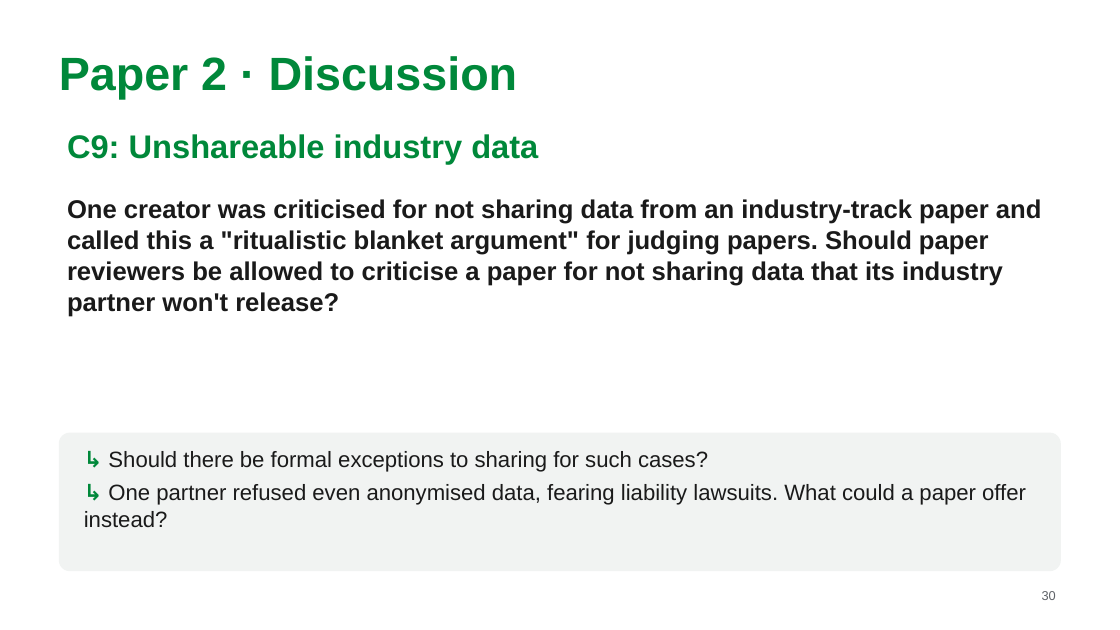
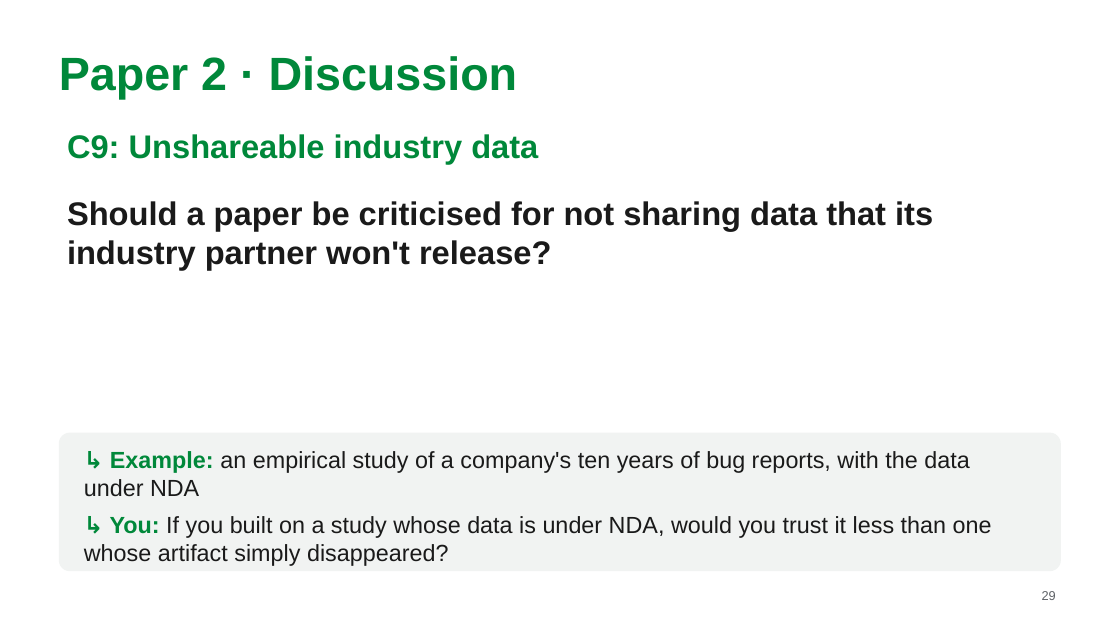
Before and after one commit to MarkAndreDuesing/Reprod_Docs_And_Notes, a slide deck: slide 29 of Vorl_2/slides/lecture2-team-paper2.pptx (slide 30 before the commit). Drawn at 1120x630 pixels with LibreOffice and Linux fonts; fonts in the diff are those of the drawing. Boxes give left, top, right and bottom in pixels: in the first picture for what was removed or moved away, otherwise in the second. Text is boxed around its words. In the diff, an @@ line names an element or a change of style, - is before the commit and + after.

```diff
--- a/Vorl_2/slides/lecture2-team-paper2.pptx
+++ b/Vorl_2/slides/lecture2-team-paper2.pptx
@@ text at (67,201,933,270): text changed; size 22 to 28 pt @@
-One creator was criticised for not sharing data from an industry-track paper and called this a "ritualistic blanket argument" for judging papers. Should paper reviewers be allowed to criticise a paper for not sharing data that its industry partner won't release?
+Should a paper be criticised for not sharing data that its industry partner won't release?
@@ text at (84,451,992,566): text changed; size 19 to 20 pt @@
-↳ Should there be formal exceptions to sharing for such cases?
-↳ One partner refused even anonymised data, fearing liability lawsuits. What could a paper offer instead?
+↳ Example: an empirical study of a company's ten years of bug reports, with the data under NDA
+↳ You: If you built on a study whose data is under NDA, would you trust it less than one whose artifact simply disappeared?
@@ page number at (1042,591,1056,600): text changed @@
-30
+29
```
Also in this commit, not shown: 8 other slides changed, 11 slides added, 4 slides removed, 2 other files.
